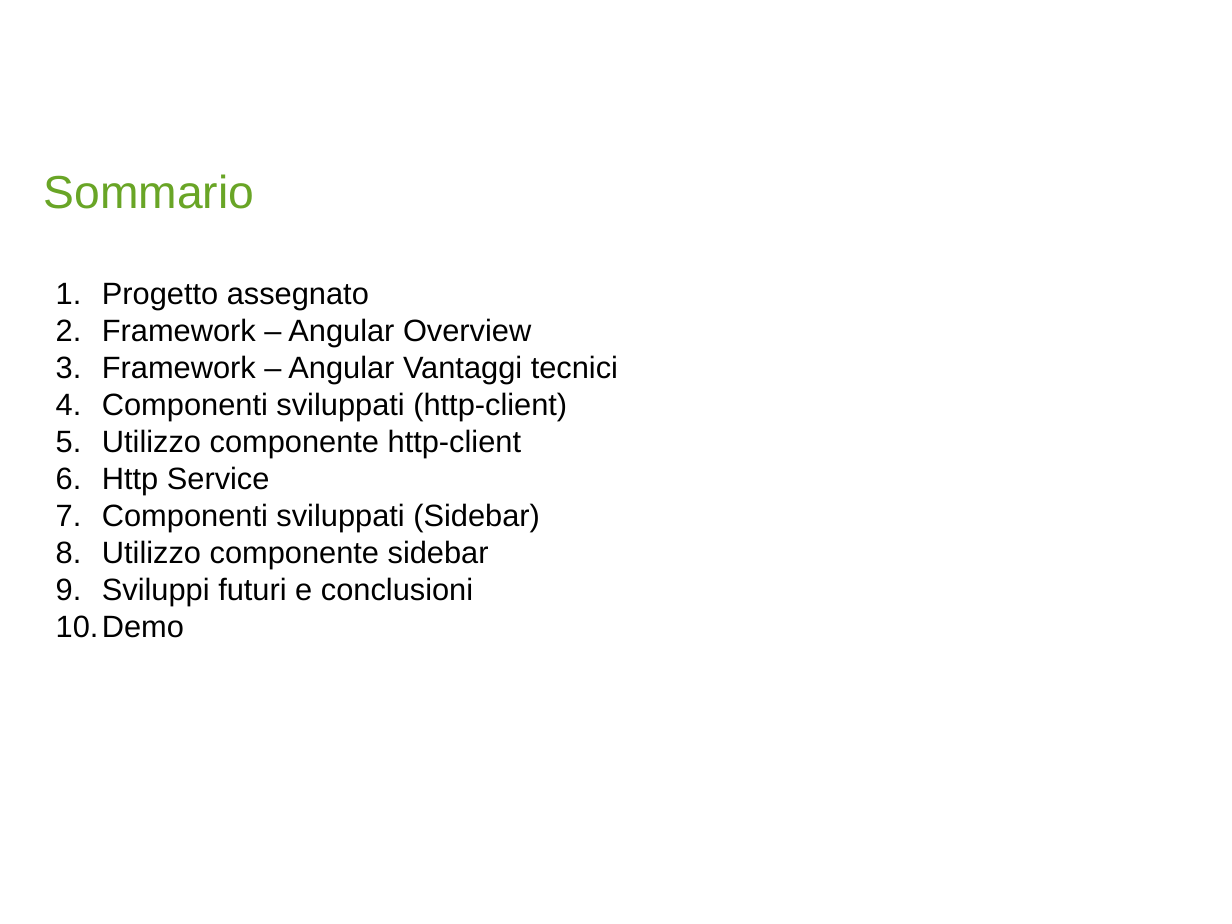
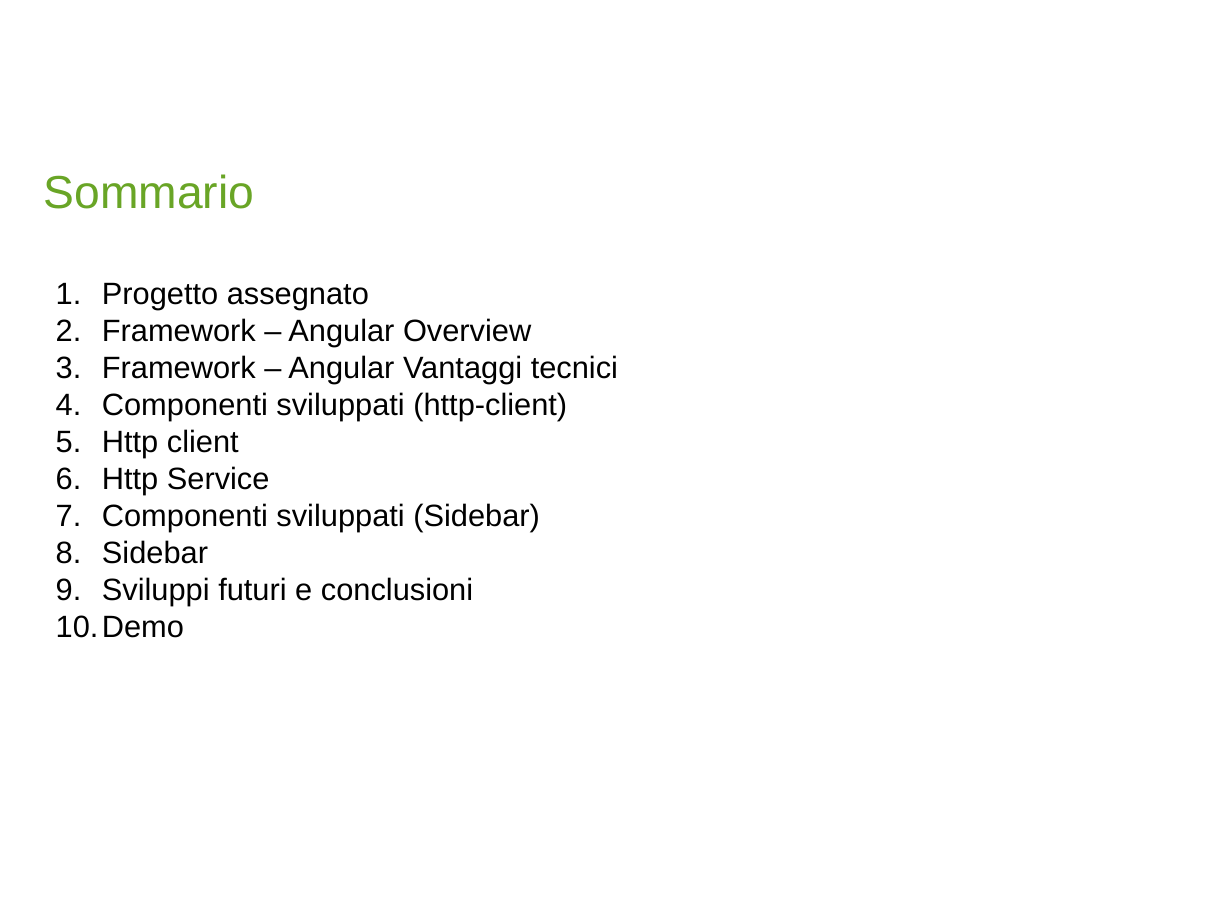
Before and after one commit to LorussoMarco/PostmanAngular, a slide deck: slide 2 of ClientHTTP-WebApplication.pptx. Drawn at 1232x924 pixels with LibreOffice and Linux fonts; fonts in the diff are those of the drawing; background and template pictures are left out. Boxes give left, top, right and bottom in pixels: in the first picture for what was removed or moved away, otherwise in the second. Text is boxed around its words. In the diff, an @@ line names an element or a change of style, - is before the commit and + after.

```diff
--- a/ClientHTTP-WebApplication.pptx
+++ b/ClientHTTP-WebApplication.pptx
@@ text at (x1=102, y1=429, x2=239, y2=458): text changed @@
-5. Utilizzo componente http-client
+5. Http client
@@ text at (x1=102, y1=540, x2=208, y2=564): text changed @@
-8. Utilizzo componente sidebar
+8. Sidebar
```
Also in this commit, not shown: 10 other slides changed.
